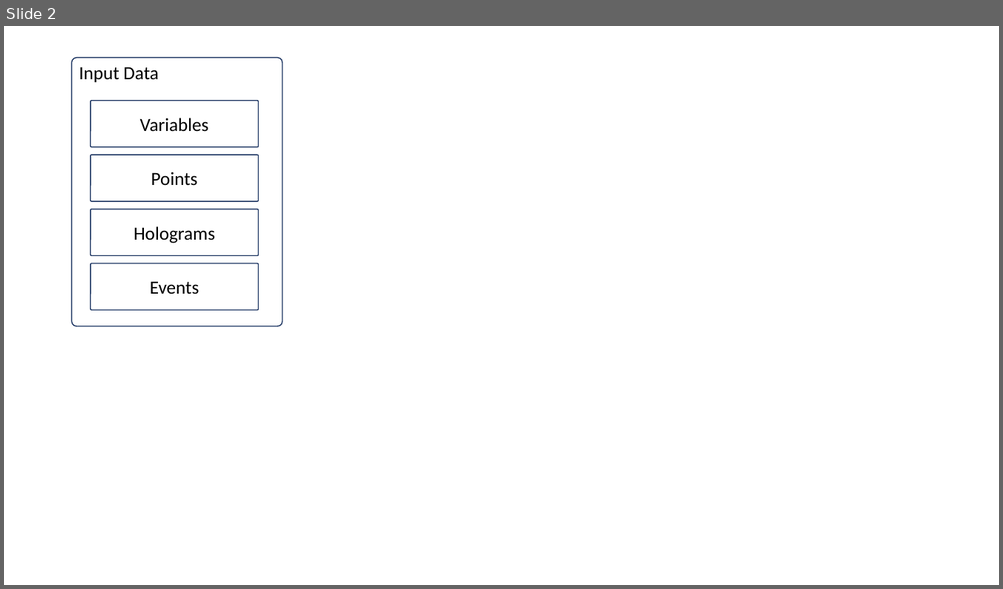
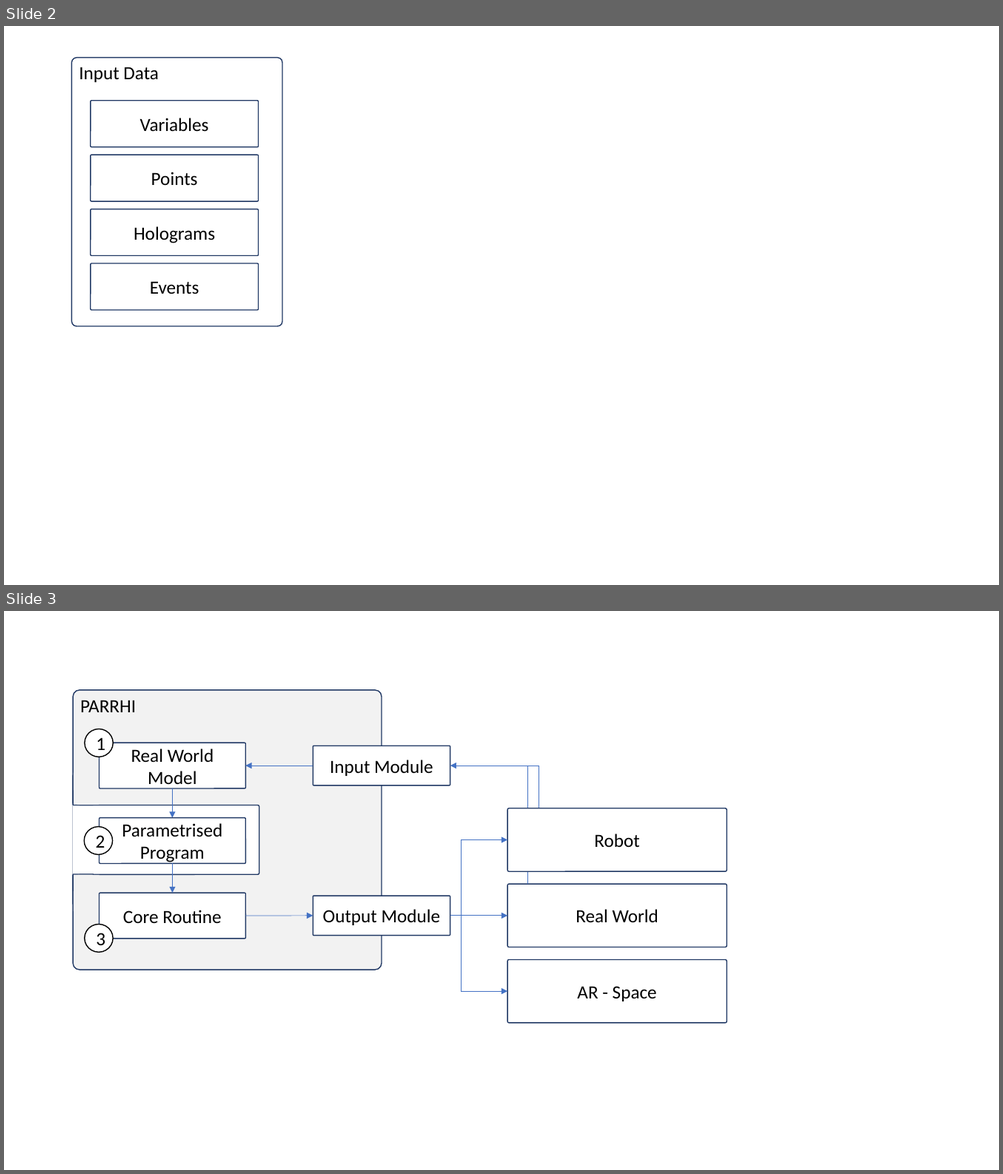
Before and after one commit to EricVoll/PARRHI, a slide deck: 02_Thesis/PARRHI_Thesis/Figures/FigureMaker.pptx. Shown one above the other, each under a label of ours: slide 2 before the commit, slides 2 and 3 after it. The pictures are 1003x589 and 1003x1174 pixels, drawn with LibreOffice and Linux fonts; fonts in the diff are those of the drawing. Boxes give left, top, right and bottom in pixels: in the first picture for what was removed or moved away, otherwise in the second. Text is boxed around its words. In the diff, an @@ line names an element or a change of style, - is before the commit and + after.

```diff
--- a/02_Thesis/PARRHI_Thesis/Figures/FigureMaker.pptx
+++ b/02_Thesis/PARRHI_Thesis/Figures/FigureMaker.pptx
@@ slide 3 added at (4, 611, 999, 1170), background #FFFFFF @@
@@ rounded rectangle added at (73, 690, 381, 970), fill #F2F2F2, outline #203864 1 pt @@
@@ text added at (80, 700, 136, 712), 18 pt, text #000000 @@
+PARRHI
@@ ellipse added at (85, 729, 113, 757), fill #FFFFFF, outline #000000 1 pt, 18 pt, text #000000 @@
+1
@@ rounded rectangle added at (99, 743, 246, 789), fill #FFFFFF, outline #203864 1 pt, 18 pt, text #000000 @@
+Real World Model
@@ arrow added from (313, 766) to (246, 766), #4472C4 0.5 pt @@
@@ rounded rectangle added at (313, 746, 450, 786), fill #FFFFFF, outline #203864 1 pt, 18 pt, text #000000 @@
+Input Module
@@ arrow added from (538, 766) to (450, 766), #4472C4 0.5 pt @@
@@ line added from (527, 884) to (527, 766), #4472C4 0.5 pt @@
@@ line added from (538, 809) to (538, 766), #4472C4 0.5 pt @@
@@ rounded rectangle added at (73, 775, 93, 805), fill #F2F2F2, outline #203864 1 pt @@
@@ rectangle added at (74, 773, 95, 790), fill #F2F2F2 @@
@@ rectangle added at (77, 787, 99, 804), fill #F2F2F2 @@
@@ rounded rectangle added at (73, 805, 259, 874), fill #FFFFFF, outline #203864 1 pt @@
@@ rectangle added at (73, 803, 79, 875), fill #FFFFFF @@
@@ arrow added from (173, 789) to (173, 817), #4472C4 0.5 pt @@
@@ rounded rectangle added at (508, 809, 727, 872), fill #FFFFFF, outline #203864 1 pt, 18 pt, text #000000 @@
+Robot
@@ ellipse added at (84, 826, 112, 854), fill #FFFFFF, outline #000000 1 pt, 18 pt, text #000000 @@
+2
@@ rounded rectangle added at (99, 817, 246, 863), fill #FFFFFF, outline #203864 1 pt, 18 pt, text #000000 @@
+Parametrised Program
@@ line added from (461, 991) to (461, 840), #4472C4 0.5 pt @@
@@ arrow added from (461, 840) to (508, 840), #4472C4 0.5 pt @@
@@ rounded rectangle added at (73, 874, 93, 904), fill #F2F2F2, outline #203864 1 pt @@
@@ rectangle added at (78, 875, 99, 892), fill #F2F2F2 @@
@@ arrow added from (173, 864) to (173, 893), #4472C4 0.5 pt @@
@@ rectangle added at (74, 891, 95, 911), fill #F2F2F2 @@
@@ rounded rectangle added at (99, 893, 246, 939), fill #FFFFFF, outline #203864 1 pt, 18 pt, text #000000 @@
+Core Routine
@@ rounded rectangle added at (313, 896, 450, 936), fill #FFFFFF, outline #203864 1 pt, 18 pt, text #000000 @@
+Output Module
@@ rounded rectangle added at (508, 884, 727, 948), fill #FFFFFF, outline #203864 1 pt, 18 pt, text #000000 @@
+Real World
@@ arrow added from (246, 916) to (313, 916), #4472C4 0.5 pt @@
@@ line added from (461, 916) to (450, 916), #4472C4 0.5 pt @@
@@ arrow added from (461, 916) to (508, 916), #4472C4 0.5 pt @@
@@ ellipse added at (85, 924, 113, 952), fill #FFFFFF, outline #000000 1 pt, 18 pt, text #000000 @@
+3
@@ rounded rectangle added at (508, 960, 727, 1024), fill #FFFFFF, outline #203864 1 pt, 18 pt, text #000000 @@
+AR - Space
@@ arrow added from (461, 991) to (508, 991), #4472C4 0.5 pt @@
```
Also in this commit, not shown: 1 slide removed, 16 other files.
